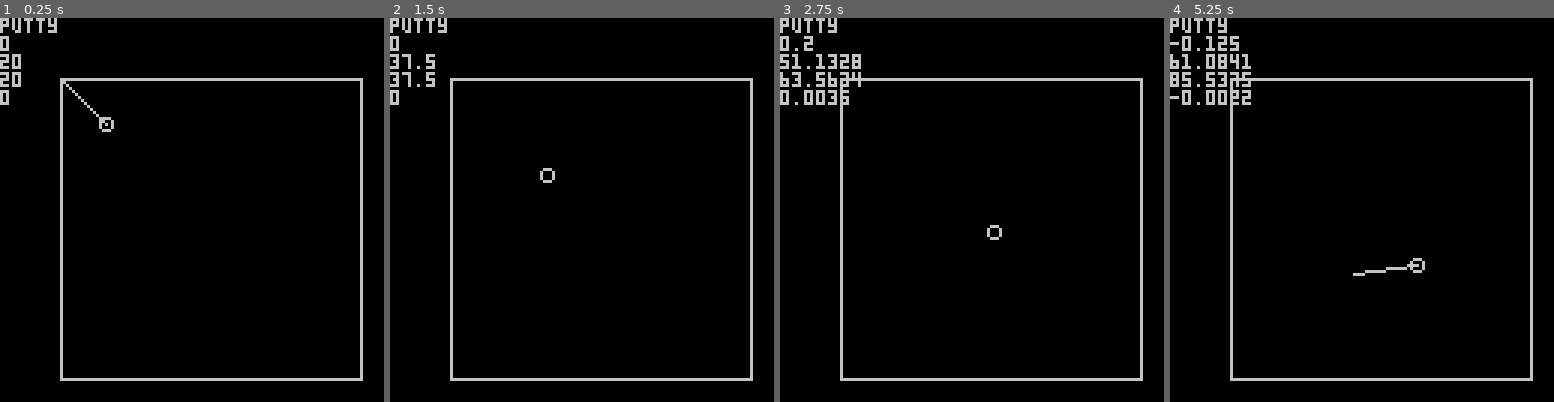
Above: before the commit, frames 1-4 (left to right).
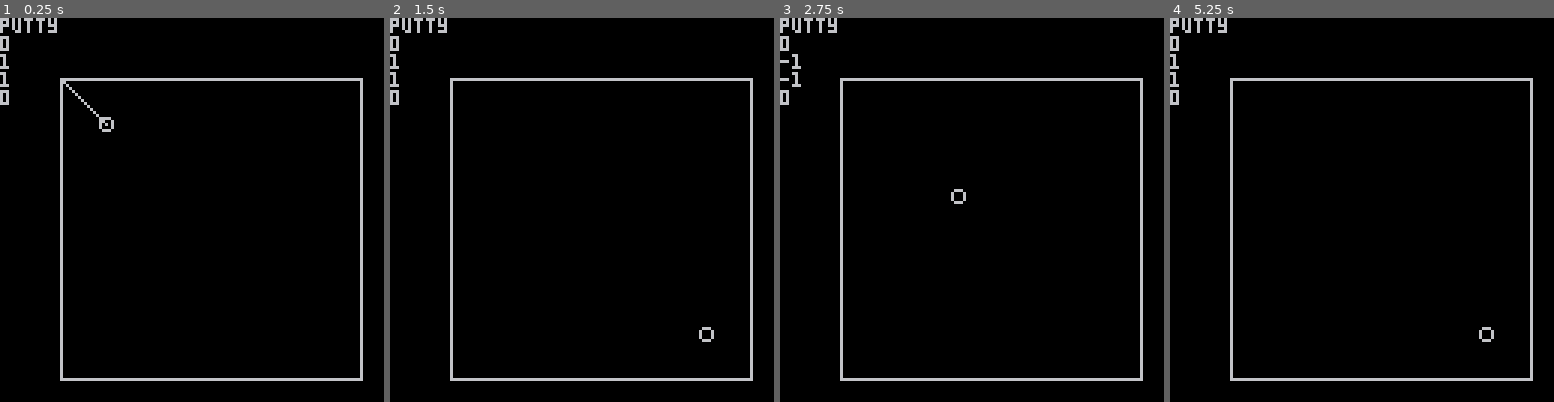
Above: after the commit, the same moments.

Repository: AdhirRamjiawan/pico8-putty
Game: PICO-8 cartridge putty.p8
The game is run twice, just before and just after one commit, with the same random seed, the same clock (stepped at 60 frames per second) and the same inputs.
Inputs:
- Up to frame 1 (0.25 s): no input
- Up to frame 2 (1.5 s): tap X (X key) at 0.33, 1.07 s
- Up to frame 3 (2.75 s): hold Right 1.6-2.1 s; tap X (X key) at 1.85 s; hold Right from 2.47 s (still down)
- Up to frame 4 (5.25 s): tap X (X key) at 2.97, 4.08, 5.2 s; release Right at 3.03 s; hold Left 3.08-3.58 s; hold Right 4.02-4.68 s; hold Left from 5.08 s (still down)

The runs differ from the first frame. In frame 1, 0.2% of the frame differs, in the area x 0-6%, y 9-18%; in frame 2, 0.5%; in frame 3, 1.1%; in frame 4, 1.7%, in the area x 0-85%, y 4-85%.

Commit message:
got bouncy ball + dir pointer separate

Diff:
--- a/putty.p8
+++ b/putty.p8
@@ -8,9 +8,24 @@
 	y=35,
 	s=2,
 	a=0,
-	dx=20,
-	dy=20,
-	move=false
+	dx=1,
+	dy=1,
+	px=20,
+	py=20,
+	move=false,
+	tl = 0
+}
+
+-- travel length
+local tl = 100
+
+
+-- map bounds
+local mb = {
+	x = 20,
+	y = 20,
+	x2 = 120,
+	y2 = 120
 }
 
 function _init()
@@ -22,36 +37,29 @@
 		ball.move = true
 	end
 
-	if btn(⬅️) then
+	if not ball.move and btn(⬅️) then
 		ball.a -= 0.025
-	elseif btn(➡️) then
+	elseif not ball.move and btn(➡️) then
 		ball.a += 0.025
 	else
 		ball.a = 0
 	end
 
 	if ball.move then
-		ball.x += 0.5
-		ball.y += 0.5
-		ball.dx += 0.5
-		ball.dy += 0.5
+		ball.x += ball.s * ball.dx
+		ball.y += ball.s * ball.dy
+		ball.tl += 1
+
+		update_dir()
 	end
 
-	if ball.move and
-	   ball.x > 80 then
-	   ball.move = false
+	if ball.tl >= tl
+	then
+		ball.move = false
+		ball.tl = 0
 	end
 
- ball.r = ball.a * 0.01745
-
-	local x = ball.dx - ball.x
-	local y = ball.dy - ball.y
-
-	ball.dx = (x*cos(ball.r))-(y*sin(ball.r))
-	ball.dy = (y*cos(ball.r))+(x*sin(ball.r))
-
-	ball.dx += ball.x
-	ball.dy += ball.y
+ update_dir_point()
 
 end
 
@@ -62,7 +70,7 @@
 	print(ball.dx)
 	print(ball.dy)
 	print(ball.a * (0.01745))
-	rect(20, 20, 120, 120)
+	rect(mb.x, mb.y, mb.x2, mb.y2)
 
 	circ(ball.x, ball.y, ball.s)
 
@@ -70,9 +78,42 @@
 		line(
 	    ball.x,
 	    ball.y,
-	    ball.dx,
-	    ball.dy)
+	    ball.px,
+	    ball.py)
 	end
+end
+
+function update_dir()
+	if ball.x < mb.x and ball.dx then
+		ball.dx = 1
+	end
+
+	if (ball.x + ball.s) > mb.x2 and
+	ball.dx > 0 then
+		ball.dx = -1
+	end
+
+	if ball.y < mb.y and ball.dy < 0 then
+		ball.dy = 1
+	end
+
+	if (ball.y + ball.s) > mb.y2 and
+	ball.dy > 0 then
+		ball.dy = -1
+	end
+end
+
+function update_dir_point()
+	ball.r = ball.a * 0.01745
+
+	local x = ball.px - ball.x
+	local y = ball.py - ball.y
+
+	ball.px = (x*cos(ball.r))-(y*sin(ball.r))
+	ball.py = (y*cos(ball.r))+(x*sin(ball.r))
+
+	ball.px += ball.x
+	ball.py += ball.y
 end
 __gfx__
 00000000000000000000000000000000000000000000000000000000000000000000000000000000000000000000000000000000000000000000000000000000
